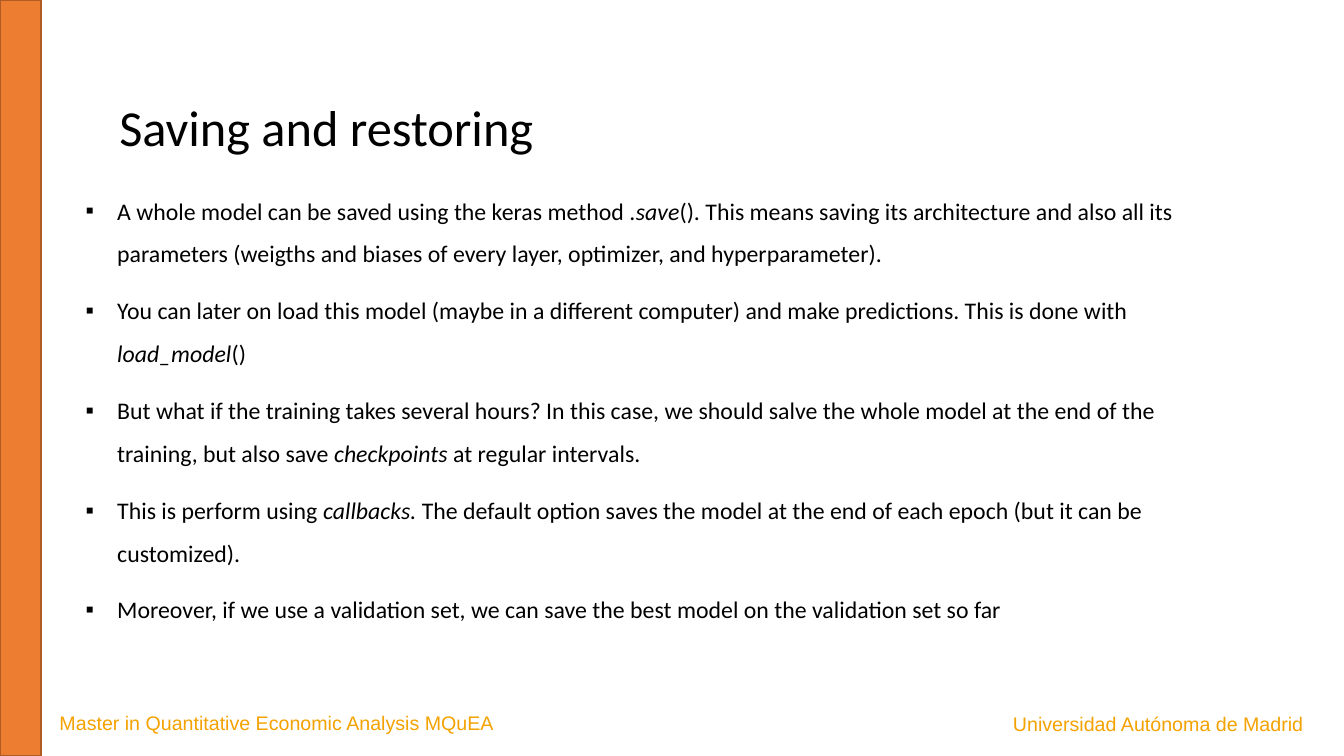
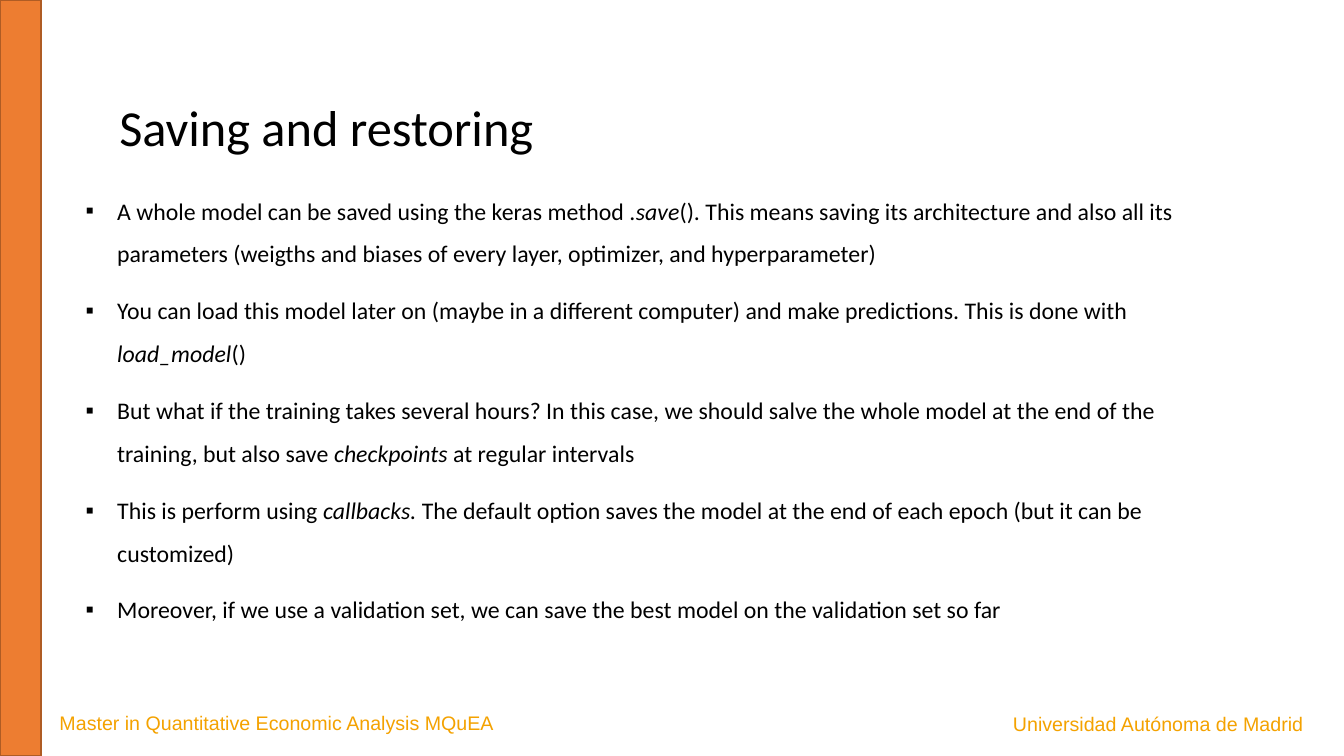
Before and after one commit to JavierBas/IMLEF-MQuEA, a slide deck: slide 17 of Course content/Slides/Topic 6 - Artificial Neural Networks.pptx. Drawn at 1344x756 pixels with LibreOffice and Linux fonts; fonts in the diff are those of the drawing. Boxes give left, top, right and bottom in pixels: in the first picture for what was removed or moved away, otherwise in the second. Text is boxed around its words. In the diff, an @@ line names an element or a change of style, - is before the commit and + after.

```diff
--- a/Course content/Slides/Topic 6 - Artificial Neural Networks.pptx
+++ b/Course content/Slides/Topic 6 - Artificial Neural Networks.pptx
@@ text at (117, 202, 1172, 565): text changed @@
-▪ A whole model can be saved using the keras method .save(). This means saving its architecture and also all its parameters (weigths and biases of every layer, optimizer, and hyperparameter).
-▪ You can later on load this model (maybe in a different computer) and make predictions. This is done with load_model()
-▪ But what if the training takes several hours? In this case, we should salve the whole model at the end of the training, but also save checkpoints at regular intervals.
-▪ This is perform using callbacks. The default option saves the model at the end of each epoch (but it can be customized).
+▪ A whole model can be saved using the keras method .save(). This means saving its architecture and also all its parameters (weigths and biases of every layer, optimizer, and hyperparameter)
+▪ You can load this model later on (maybe in a different computer) and make predictions. This is done with load_model()
+▪ But what if the training takes several hours? In this case, we should salve the whole model at the end of the training, but also save checkpoints at regular intervals
+▪ This is perform using callbacks. The default option saves the model at the end of each epoch (but it can be customized)
```
Also in this commit, not shown: 4 other slides changed.
